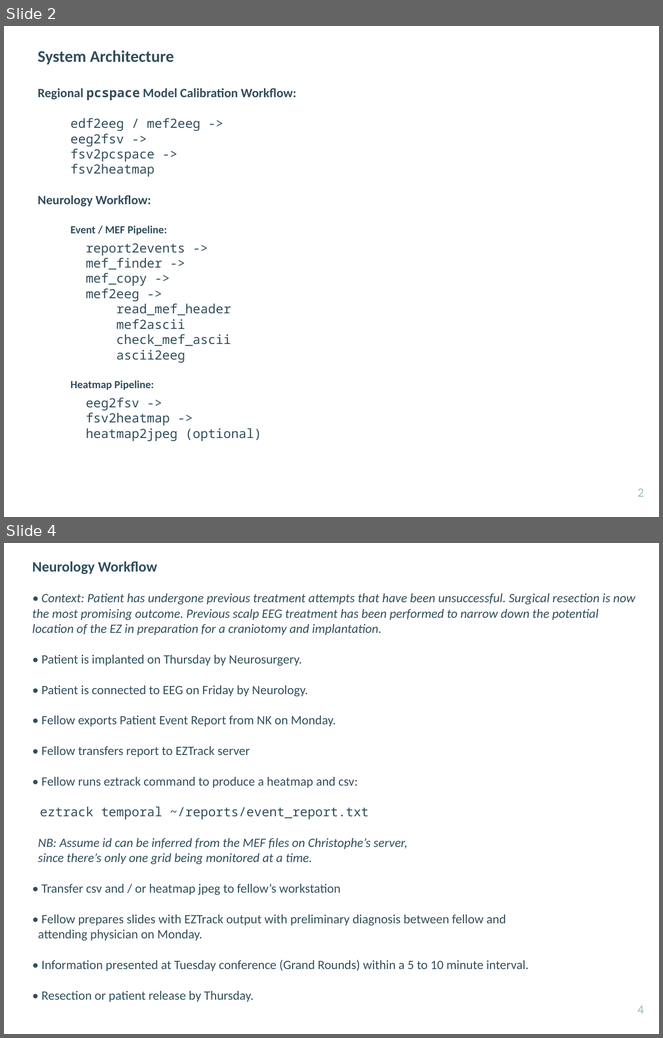
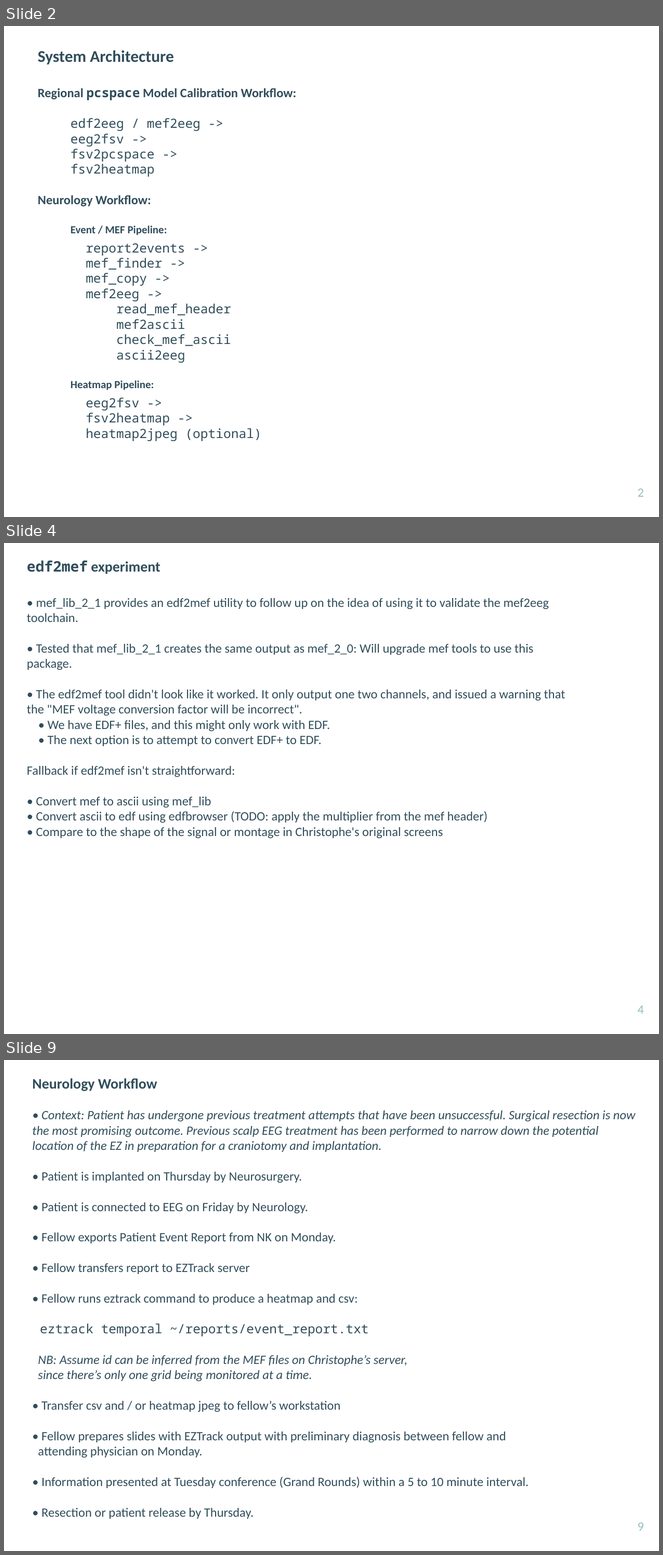
Before and after one commit to ncsl/network_neuroscience_epilepsy, a slide deck: EZTrack-implementation-guide.pptx. Shown one above the other, each under a label of ours: slides 2 and 4 before the commit, slides 2, 4 and 9 after it; the slides between them are not shown. The pictures are 663x1038 and 663x1555 pixels, drawn with LibreOffice and Linux fonts; fonts in the diff are those of the drawing. Boxes give left, top, right and bottom in pixels: in the first picture for what was removed or moved away, otherwise in the second. Text is boxed around its words. In the diff, an @@ line names an element or a change of style, - is before the commit and + after.

```diff
--- a/EZTrack-implementation-guide.pptx
+++ b/EZTrack-implementation-guide.pptx
@@ slide 4 added at box(4, 543, 659, 1034), background #FFFFFF @@
@@ text added at box(27, 560, 566, 839), 14 pt, text #304D5B @@
+edf2mef experiment
+• mef_lib_2_1 provides an edf2mef utility to follow up on the idea of using it to validate the mef2eeg toolchain.
+• Tested that mef_lib_2_1 creates the same output as mef_2_0: Will upgrade mef tools to use this package.
+• The edf2mef tool didn't look like it worked. It only output one two channels, and issued a warning that the "MEF voltage conversion factor will be incorrect".
+• We have EDF+ files, and this might only work with EDF.
+• The next option is to attempt to convert EDF+ to EDF.
+Fallback if edf2mef isn't straightforward:
+• Convert mef to ascii using mef_lib
+• Convert ascii to edf using edfbrowser (TODO: apply the multiplier from the mef header)
+• Compare to the shape of the signal or montage in Christophe's original screens
@@ page number added at box(638, 1006, 644, 1014), 14 pt, text #96BEC3 @@
+4
@@ what was slide 4 is now slide 9 @@
@@ page number at box(638, 1523, 644, 1531): text changed @@
-4
+9
```
Also in this commit, not shown: 4 other slides added.
